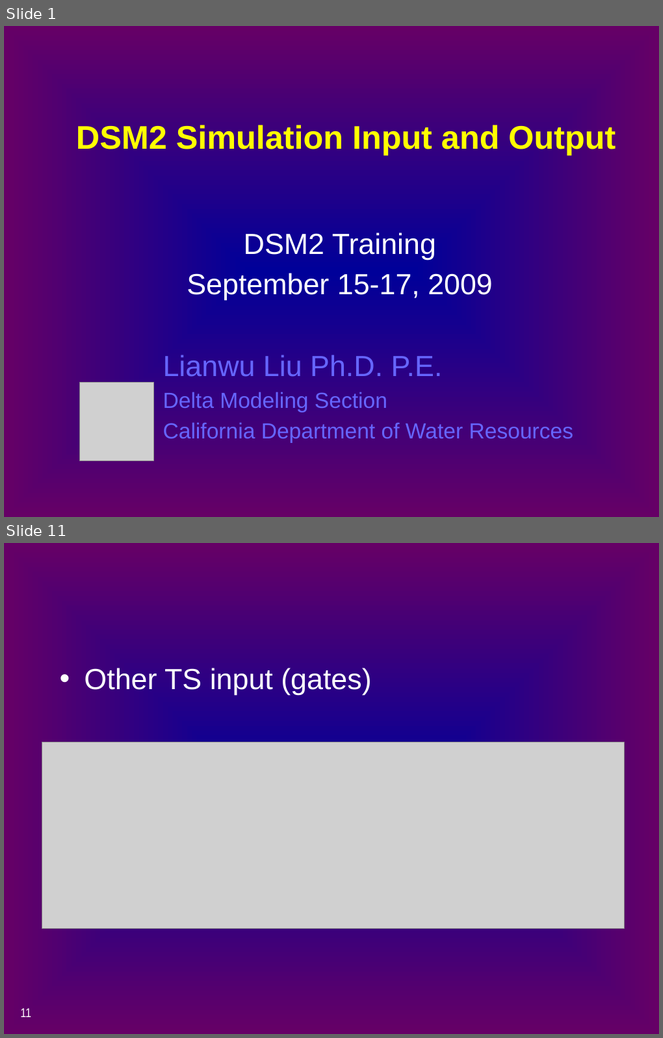
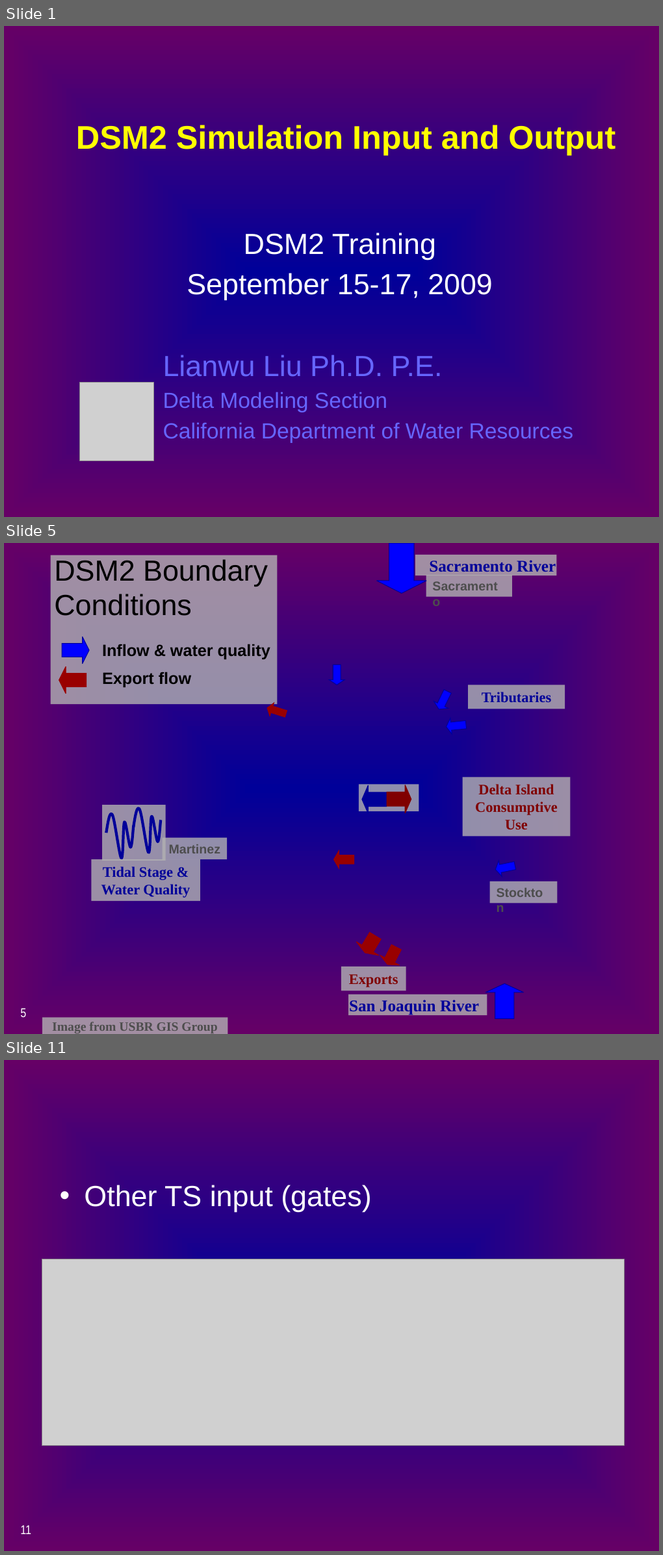
Before and after one commit to CADWRDeltaModeling/dsm2, a slide deck: dsm2/presentations/p4_simulation_data.pptx. Shown one above the other, each under a label of ours: slides 1 and 11 before the commit, slides 1, 5 and 11 after it; the slides between them are not shown. The pictures are 663x1038 and 663x1555 pixels, drawn with LibreOffice and Linux fonts; fonts in the diff are those of the drawing; grey boxes stand for pictures; background and template pictures are left out. Boxes give left, top, right and bottom in pixels: in the first picture for what was removed or moved away, otherwise in the second. Text is boxed around its words. In the diff, an @@ line names an element or a change of style, - is before the commit and + after.

```diff
--- a/dsm2/presentations/p4_simulation_data.pptx
+++ b/dsm2/presentations/p4_simulation_data.pptx
@@ slide 5 added at (4,543,659,1034), background picture (left out) @@
@@ rectangle added at (51,555,277,705), fill #B2B2B2 at 80% opacity @@
@@ title added at (54,559,268,616), 32 pt, text #000000 @@
+DSM2 Boundary Conditions
@@ right arrow added at (377,543,427,593), fill #0000FF, outline #000099 0.75 pt @@
@@ rectangle added at (415,555,557,575), fill #B2B2B2 at 80% opacity, 18 pt, text #000099, bold @@
+Sacramento River
@@ right arrow added at (62,637,89,663), fill #0000FF, outline #000099 0.75 pt @@
@@ text added at (102,644,270,687), 18 pt, text #000000, bold @@
+Inflow & water quality
+Export flow
@@ right arrow added at (59,667,87,694), fill #990000, outline #990000 0.75 pt @@
@@ group added at (330,665,565,878): 4 right arrows, 1 rectangle @@
+Tributaries
@@ group added at (359,777,571,836): 2 rectangles, 2 right arrows @@
+Delta Island Consumptive Use
@@ group added at (91,805,200,901): 2 rectangles, 2 freeform shapes @@
+Tidal Stage & Water Quality
@@ group added at (42,575,558,1034): 4 rectangles @@
+Image from USBR GIS Group
+Martinez
+Sacramento
+Stockton
@@ group added at (265,702,406,991): 4 right arrows, 1 rectangle @@
+Exports
@@ right arrow added at (486,984,524,1019), fill #0000FF, outline #000099 0.75 pt @@
@@ page number added at (20,1008,26,1018), 14 pt, text #FFFFFF @@
+5
@@ rectangle added at (348,995,488,1016), fill #B2B2B2 at 80% opacity, 18 pt, text #000099, bold @@
+San Joaquin River
```
Also in this commit, not shown: 10 slides changed, 2 other slides added, 6 slides removed.
